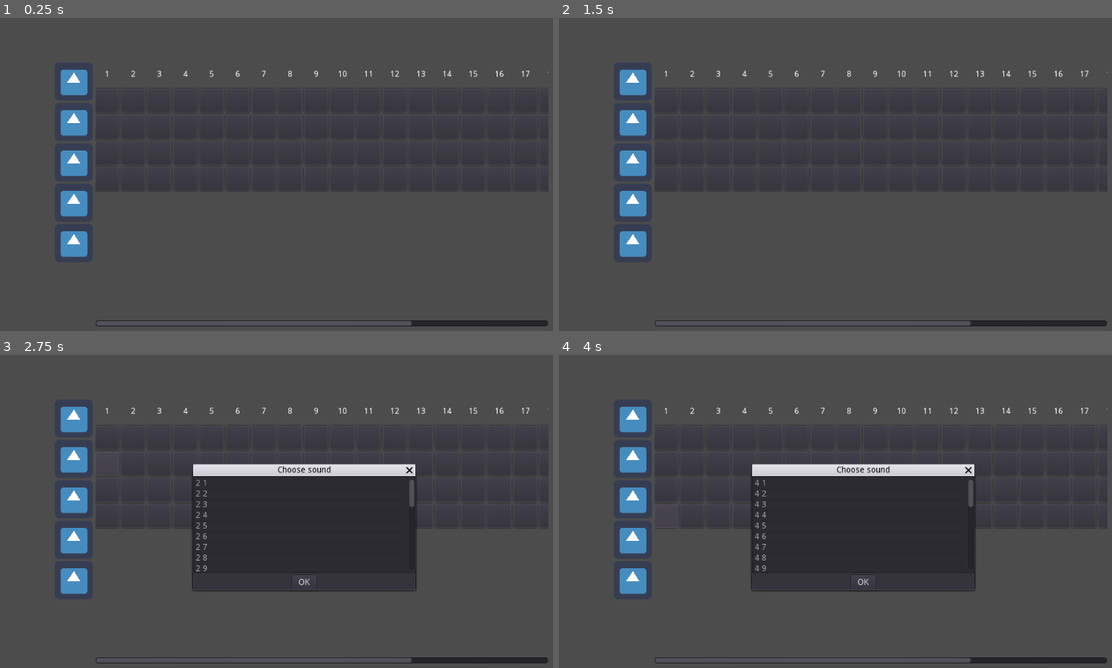
Above: before the commit, frames 1-4 (two rows, left to right).
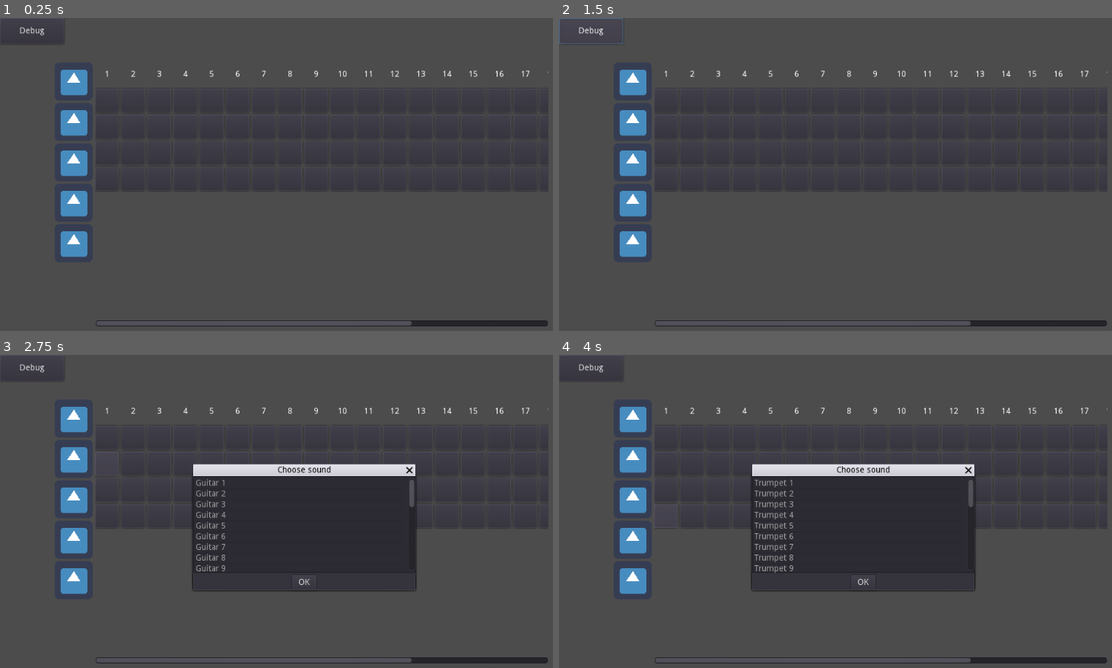
Above: after the commit, the same moments.

Repository: pattlebass/Music-DJ
Game: Godot game, scene res://main.tscn
The game is run twice, just before and just after one commit, with the same random seed, the same clock (stepped at 60 frames per second) and the same inputs. The engine's default icon, where the game draws it, is replaced by a stand-in: a white triangle on a blue panel in a dark square.
Inputs (mouse positions are in pixels of both pictures, inside the frame that each line leads up to):
- Up to frame 1 (0.25 s): no input
- Up to frame 2 (1.5 s): click (664, 99) at 0.52 s; click (592, 30) at 1.25 s, where only the run after the commit has a clickable "Debug"
- Up to frame 3 (2.75 s): click (105, 464) at 2.02 s
- Up to frame 4 (4 s): click (664, 489) at 2.77 s; click (664, 514) at 3.52 s

The runs differ from the first frame. In frame 1, less than 0.1% of the frame differs, in the area x 3-8%, y 2-6%; in frame 2, 0.1%; in frame 3, 0.5%; in frame 4, 0.6%, in the area x 3-43%, y 2-70%.

Commit message:
Add files

Diff:
--- a/Music DJ/SoundDialog.gd
+++ b/Music DJ/SoundDialog.gd
@@ -1,13 +1,34 @@
 extends WindowDialog
 
-var instrument
+onready var main = get_parent()
+
+var instrument_index
+var column
 
 func _on_SoundDialog_about_to_show():
 	$VBoxContainer/ItemList.clear()
+	var instrument
+	if instrument_index == 0:
+		instrument = "Drums"
+	elif instrument_index == 1:
+		instrument = "Guitar"
+	elif instrument_index == 2:
+		instrument = "Keys"
+	elif instrument_index == 3:
+		instrument = "Trumpet"
+
 	for i in 32:
 		$VBoxContainer/ItemList.add_item(str(instrument) + " " + str(i+1))
 
 
 func _on_ItemList_item_selected(index):
-	$AudioStreamPlayer.stream = load("res://sounds/"+str(instrument*index)+".wav")
+	print(str(instrument_index)+"/"+str(index+1))
+	$AudioStreamPlayer.stream = load("res://sounds/"+str(instrument_index)+"/"+str(index+1)+".wav")
 	$AudioStreamPlayer.play()
+
+
+func _on_OkButton_pressed():
+	main.song[instrument_index][column] = $VBoxContainer/ItemList.get_selected_items()[0]+1
+
+	hide()
+	column = 0
--- /dev/null
+++ b/Music DJ/default_bus_layout.tres
@@ -0,0 +1,3 @@
+[gd_resource type="AudioBusLayout" format=2]
+
+[resource]
--- a/Music DJ/main.gd
+++ b/Music DJ/main.gd
@@ -1,6 +1,6 @@
 extends Control
 
-var song = {"drums":[], "guitar":[], "keys":[], "trumpet":[]}
+var song = [[], [], [], []]
 
 func _ready():
 	var step_scene = preload("res://Step.tscn")
@@ -10,13 +10,13 @@
 		get_node("HBoxContainer/StepContainer/HBoxContainer").add_child(step)
 
 		# Signals
-		step.get_node("Button1").connect("pressed", self, "button1", [i])
-		step.get_node("Button2").connect("pressed", self, "button2", [i])
-		step.get_node("Button3").connect("pressed", self, "button3", [i])
-		step.get_node("Button4").connect("pressed", self, "button4", [i])
+		step.get_node("Button1").connect("pressed", self, "button", [i, 0])
+		step.get_node("Button2").connect("pressed", self, "button", [i, 1])
+		step.get_node("Button3").connect("pressed", self, "button", [i, 2])
+		step.get_node("Button4").connect("pressed", self, "button", [i, 3])
 
 
-		for g in song.values():
+		for g in song:
 			g.append(0)
 
 
@@ -26,32 +26,22 @@
 
 func play():
 	for i in 25:
-		song["drums"][i]
-		song["guitar"][i]
-		song["keys"][i]
-		song["trumpet"][i]
+		for a in 4:
+			if song[a][i] == 0:
+				continue
+			var audio_player = $AudioPlayers.get_child(a)
+			var sound = song[a][i]
+			audio_player.stream = load("res://sounds/"+str(a)+"/"+str(sound)+".wav")
+			audio_player.play()
+		yield(get_tree().create_timer(3), "timeout")
 
 
-func button1(_index):
-	$SoundDialog.instrument = 1
+func button(_column, _instrument):
+	$SoundDialog.instrument_index = _instrument
+	$SoundDialog.column = _column
 	$SoundDialog.popup_centered()
 
-	#song["drums"].insert(_index, 1)
 
-func button2(_index):
-	$SoundDialog.instrument = 2
-	$SoundDialog.popup_centered()
 
-	#song["guitar"].insert(_index, 0)
-
-func button3(_index):
-	$SoundDialog.instrument = 3
-	$SoundDialog.popup_centered()
-
-	#song["keys"].insert(_index, 0)
-
-func button4(_index):
-	$SoundDialog.instrument = 4
-	$SoundDialog.popup_centered()
-
-	#song["trumpet"].insert(_index, 0)
+func _on_Button_pressed():
+	play()
--- a/Music DJ/main.tscn
+++ b/Music DJ/main.tscn
@@ -11,6 +11,24 @@
 __meta__ = {
 "_edit_use_anchors_": false
 }
+
+[node name="Button" type="Button" parent="."]
+margin_right = 108.0
+margin_bottom = 44.0
+text = "Debug"
+__meta__ = {
+"_edit_use_anchors_": false
+}
+
+[node name="AudioPlayers" type="Node2D" parent="."]
+
+[node name="AudioStreamPlayer0" type="AudioStreamPlayer" parent="AudioPlayers"]
+
+[node name="AudioStreamPlayer1" type="AudioStreamPlayer" parent="AudioPlayers"]
+
+[node name="AudioStreamPlayer2" type="AudioStreamPlayer" parent="AudioPlayers"]
+
+[node name="AudioStreamPlayer3" type="AudioStreamPlayer" parent="AudioPlayers"]
 
 [node name="HBoxContainer" type="HBoxContainer" parent="."]
 anchor_left = 0.09
@@ -59,7 +77,7 @@
 
 [node name="StepContainer" type="ScrollContainer" parent="HBoxContainer"]
 margin_left = 68.0
-margin_right = 832.0
+margin_right = 831.0
 margin_bottom = 445.0
 size_flags_horizontal = 3
 scroll_vertical_enabled = false
@@ -102,7 +120,7 @@
 rect_min_size = Vector2( 0, 25 )
 alignment = 1
 
-[node name="Button" type="Button" parent="SoundDialog/VBoxContainer/HBoxContainer"]
+[node name="OkButton" type="Button" parent="SoundDialog/VBoxContainer/HBoxContainer"]
 margin_left = 167.0
 margin_right = 207.0
 margin_bottom = 25.0
@@ -110,5 +128,7 @@
 text = "OK"
 
 [node name="AudioStreamPlayer" type="AudioStreamPlayer" parent="SoundDialog"]
+[connection signal="pressed" from="Button" to="." method="_on_Button_pressed"]
 [connection signal="about_to_show" from="SoundDialog" to="SoundDialog" method="_on_SoundDialog_about_to_show"]
 [connection signal="item_selected" from="SoundDialog/VBoxContainer/ItemList" to="SoundDialog" method="_on_ItemList_item_selected"]
+[connection signal="pressed" from="SoundDialog/VBoxContainer/HBoxContainer/OkButton" to="SoundDialog" method="_on_OkButton_pressed"]
Not shown, added: Music DJ/sounds/0/1.wav.import
Not shown, added: Music DJ/sounds/0/10.wav.import
Not shown, added: Music DJ/sounds/0/11.wav.import
Not shown, added: Music DJ/sounds/0/12.wav.import
Not shown, added: Music DJ/sounds/0/13.wav.import
Not shown, added: Music DJ/sounds/0/14.wav.import
Not shown, added: Music DJ/sounds/0/15.wav.import
Not shown, added: Music DJ/sounds/0/16.wav.import
Not shown, added: Music DJ/sounds/0/17.wav.import
Not shown, added: Music DJ/sounds/0/18.wav.import
Not shown, added: Music DJ/sounds/0/19.wav.import
Not shown, added: Music DJ/sounds/0/2.wav.import
(and 372 more such lines)
